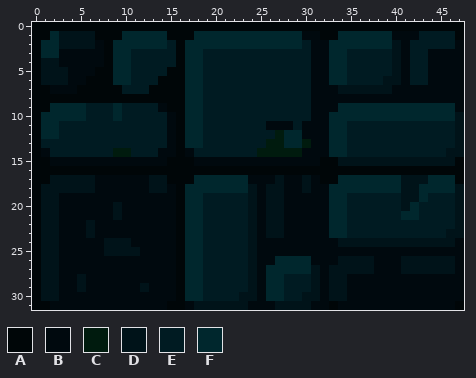
Pixel-art sprite -- src/assets/textures/bloco_pedra.png. Above: the version before the commit.
The file is 48x32 pixels. Colours within 5 levels of each other are drawn and written as one.
Palette (. is transparent): A #000608  B #00090e  C #001b0e  D #001319  E #001b22  F #00272d
New version:
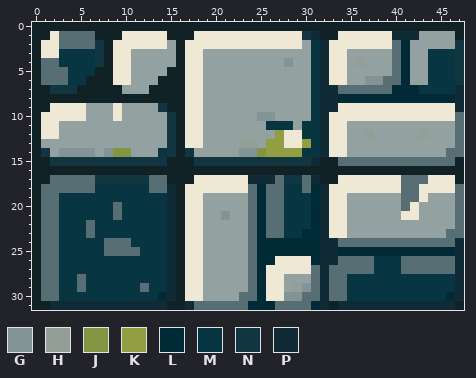
Colours new in this view: G #839496  H #929e96  J #839442  K #929e42  L #002b36  M #073642  N #113642  P #112b36
The commit says: adicionado suporte para camada no objeto Bloco e atualizado a lógica de verificação de coordenadas
From old to new:
colour A: #000608 -> #112227
colour D: #001319 -> #586e75
colour E: #001b22 -> #93a1a1
colour F: #00272d -> #eee8d5
y 1: x 30..31 BB -> NP; x 40..42 BBB -> PPP
y 2: x 7 B -> N; x 31..32 BB -> MP; x 41 B -> L; x 47 B -> N
y 3: x 3..7 BBBBB -> MMMMN; x 31..32 BB -> MP; x 41 B -> L; x 44..47 BBBB -> MMMN
y 4: x 3..7 BBBBB -> MMMMN; x 28 E -> G; x 31..32 BB -> MP; x 36 E -> H; x 41 B -> L; x 44..47 BBBB -> MMMN
y 5: x 4..6 BBB -> MMM; x 31..32 BB -> MP; x 41 B -> L; x 44..47 BBBB -> MMMN
y 6: x 4..5 BB -> MM; x 31..32 BB -> MP; x 37..38 EE -> GG; x 41 B -> L; x 44..47 BBBB -> MMMN
y 7: x 2..4 BBB -> NNN; x 31..33 BBB -> MPP; x 40..47 BBBBBBBB -> LLLMMMMP
y 8: x 31..47 BBBBBBBBBBBBBBBBB -> MPPLLLLLLLLLLLLLP
y 9: x 14 B -> N; x 31..33 BBB -> MPP; x 47 B -> P
y 10: x 15 B -> N; x 25..26 EE -> GG; x 31..32 BB -> MP
y 11: x 15 B -> N; x 26..28 BBB -> MMM; x 30..32 BBB -> MMP
y 12: x 15 B -> N; x 27 C -> K; x 30..32 BBB -> MMP; x 37 E -> H; x 43 E -> H
y 13: x 15 B -> N; x 23..24 EE -> HH; x 26..27 CC -> KK; x 30..32 CBB -> KMP
y 14: x 1 B -> N; x 3..6 EEEE -> GGGG; x 8..10 ECC -> GJJ; x 14..15 BB -> MN; x 17 B -> N; x 23..32 EECCCCCBBB -> GGJKKKKMMP
y 15: x 2..14 BBBBBBBBBBBBB -> NNNNNNNNNNNNN; x 18..31 BBBBBBBBBBBBBB -> NNNNNNNNNNNNNP
y 17: x 7..12 BBBBBB -> NNNNNN; x 24..26 BBB -> PPP; x 28..29 BB -> NN; x 31 B -> P
y 18: x 7..12 BBBBBB -> MMMMMM; x 15 B -> P; x 25 B -> L; x 28..29 BB -> MM; x 31..32 BB -> LP
y 19: x 3..15 BBBBBBBBBBBBB -> MMMMMMMMMMMMP; x 25 B -> L; x 28..32 BBBBB -> MMMLP
y 20: x 3..8 BBBBBB -> MMMMMM; x 10..15 BBBBBB -> MMMMMP; x 25 B -> L; x 28..32 BBBBB -> MMMLP
y 21: x 3..8 BBBBBB -> MMMMMM; x 10..15 BBBBBB -> MMMMMP; x 21 E -> G; x 25 B -> L; x 28..32 BBBBB -> MMMLP
y 22: x 3..5 BBB -> MMM; x 7..15 BBBBBBBBB -> MMMMMMMMP; x 25 B -> L; x 28..32 BBBBB -> MMMLP
y 23: x 3..5 BBB -> MMM; x 7..15 BBBBBBBBB -> MMMMMMMMP; x 25 B -> L; x 28..32 BBBBB -> MMLLP
y 24: x 3..7 BBBBB -> MMMMM; x 11..15 BBBBB -> MMMMP; x 25..33 BBBBBBBBB -> LLLLLLLPP; x 47 B -> P
y 25: x 3..7 BBBBB -> MMMMM; x 12..15 BBBB -> MMMP; x 25..47 BBBBBBBBBBBBBBBBBBBBBBB -> LLLLLLLPPLLLLLLLLLLLLLP
y 26: x 3..15 BBBBBBBBBBBBB -> MMMMMMMMMMMMP; x 25..26 BB -> LL; x 31..33 BBB -> LPP; x 38..40 BBB -> MMM; x 47 B -> P
y 27: x 3..15 BBBBBBBBBBBBB -> MMMMMMMMMMMMP; x 25 B -> L; x 32 B -> P; x 38..40 BBB -> MMM; x 47 B -> P
y 28: x 3..4 BB -> MM; x 6..15 BBBBBBBBBB -> MMMMMMMMMP; x 25 B -> L; x 32 B -> P; x 35..47 BBBBBBBBBBBBB -> MMMMMMMMMMMMP
y 29: x 3..4 BB -> MM; x 6..11 BBBBBB -> MMMMMM; x 13..15 BBB -> MMP; x 25 B -> L; x 29..30 EE -> HG; x 32 B -> P; x 35..47 BBBBBBBBBBBBB -> MMMMMMMMMMMMP
y 30: x 3..15 BBBBBBBBBBBBB -> MMMMMMMMMMMLP; x 25 B -> L; x 28..29 EE -> GG; x 32 B -> P; x 35..47 BBBBBBBBBBBBB -> MMMMMMMMMMMLP
y 31: x 2..14 BBBBBBBBBBBBB -> PPPPPPPPPPPPP; x 17 B -> P; x 24..26 BBB -> LLL; x 31..32 BB -> LP; x 34..46 BBBBBBBBBBBBB -> PPPPPPPPPPPPP
